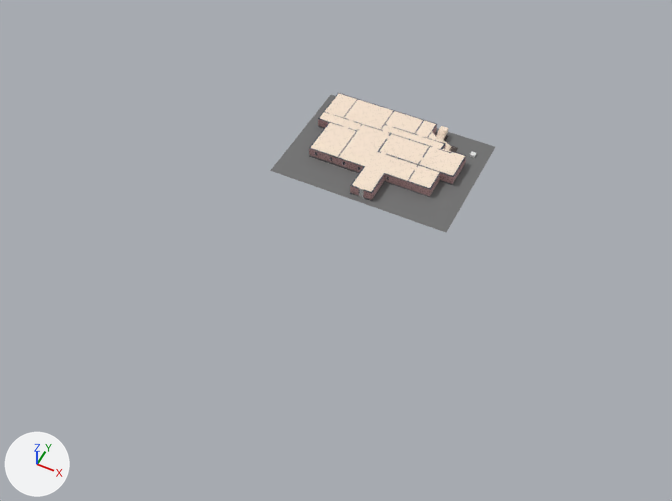
The Blender file blender/roomMVP.blend: old version first, new version second.
Rendered twice from a 50 mm camera at (48.0, -115.6, 114.7) aimed at (0.0, -19.6, -5.3). The axes (+X, +Y, +Z) are drawn at lower left. The lights are the same throughout.

In view in the first picture: 'S_Ceiling', 'S_RefFloor', 'S_Walls'.
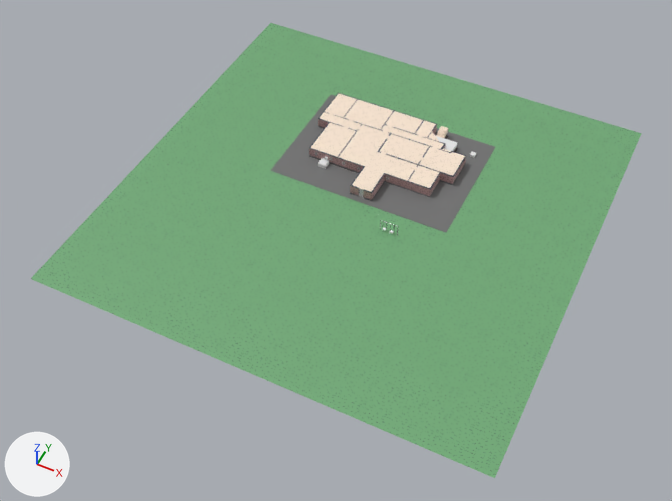
What changed in the scene script:
```text
Change ob_s_grass:
    remove ob_s_grass.hide_set(True)  # its collection is switched off
Change ob_rdc_stairslevel1:
    remove ob_rdc_stairslevel1.hide_set(True)  # its collection is switched off
Change ob_tc_fusetrigger:
    remove ob_tc_fusetrigger.hide_set(True)  # its collection is switched off
```

Location of each change, (x1, y1, x2, y2) in pixels of the pictures (672 x 501 px):
'S_Grass', shown
    after: (31, 23, 642, 478)
'RDC_StairsLevel1', shown
    after: (436, 136, 457, 151)
'TC_FuseTrigger', shown
    after: (318, 158, 329, 169)
